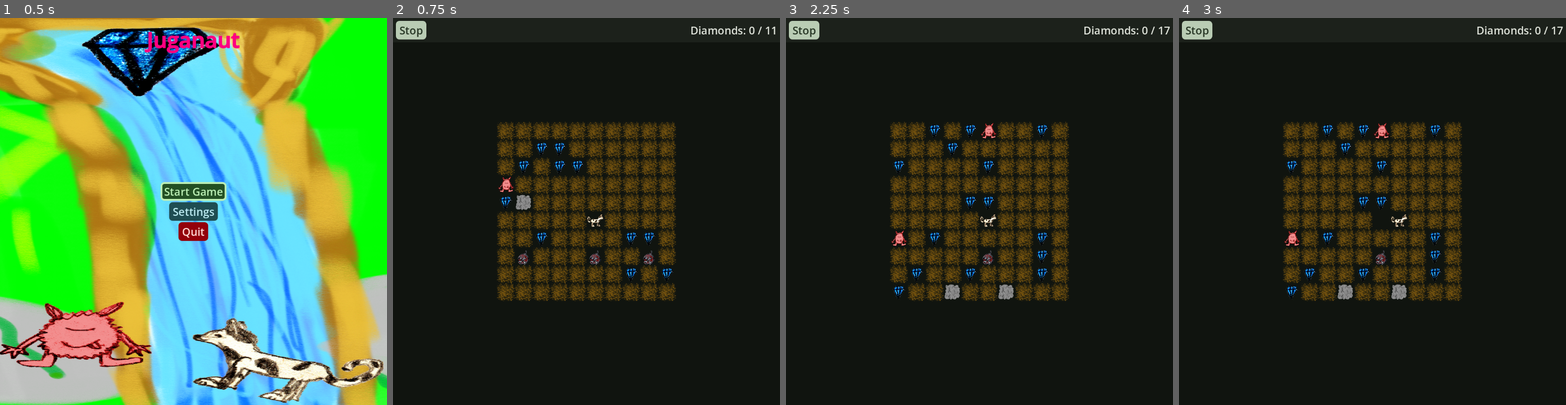
Above: before the commit, frames 1-4 (left to right).
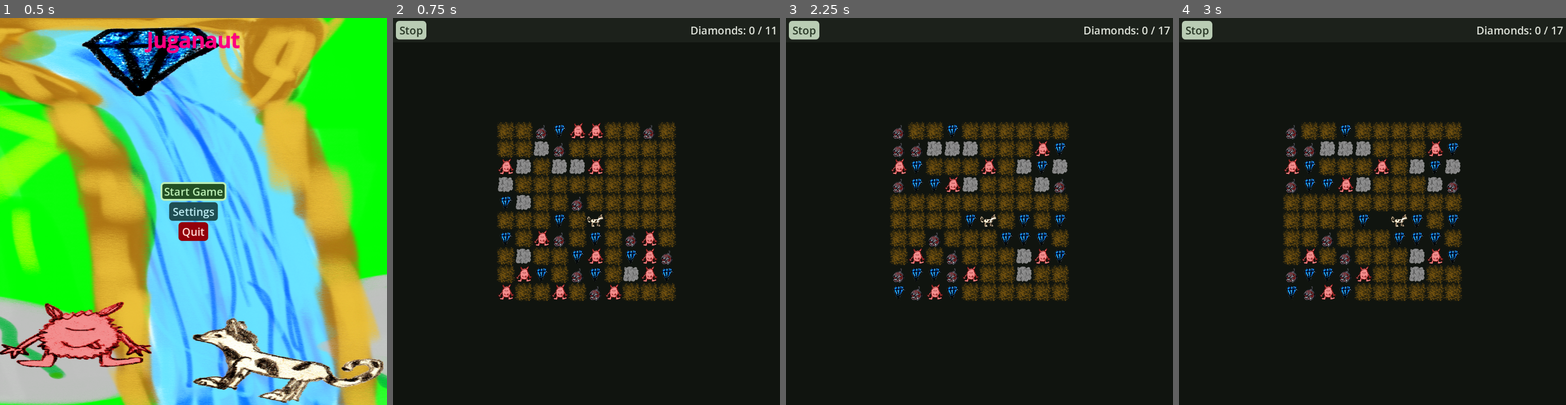
Above: after the commit, the same moments.

Repository: SirVincelot24/juganaut-godot
Game: Godot game, scene res://scenes/MainMenu.tscn
The game is run twice, just before and just after one commit, with the same random seed, the same clock (stepped at 60 frames per second) and the same inputs.
Inputs (mouse positions are in pixels of both pictures, inside the frame that each line leads up to):
- Up to frame 1 (0.5 s): no input
- Up to frame 2 (0.75 s): click "Start Game" at 0.5 s
- Up to frame 3 (2.25 s): click "Stop" at 1.25 s; click "Start Game" at 2 s
- Up to frame 4 (3 s): tap Enter at 2.75 s; move the mouse to (1457, 192) at 2.77 s; hold D (movement.right) from 2.78 s (still down); click (1457, 192) at 2.92 s

Frame 1 is identical in both runs. In frame 2, 5.0% of the frame differs, in the area x 26-74%, y 26-74%; in frame 3, 7.3%; in frame 4, 7.3%.

Commit message:
add all other world sliders and settings

Diff:
--- a/scenes/settings_menu.tscn
+++ b/scenes/settings_menu.tscn
@@ -192,6 +192,48 @@
 range_min_size = 1
 metadata/_custom_type_script = "uid://cfsu1uxtv0yas"
 
+[node name="Monsters" type="Label" parent="VBoxContainer/SafeMarginContainer/VBoxContainer/ScrollContainer/VBoxContainer/WorldSettings" unique_id=1973384780]
+layout_mode = 2
+text = "monster"
+
+[node name="MonstersLabel" type="Label" parent="VBoxContainer/SafeMarginContainer/VBoxContainer/ScrollContainer/VBoxContainer/WorldSettings" unique_id=215426669]
+layout_mode = 2
+text = "20"
+
+[node name="MonstersSlider" type="Control" parent="VBoxContainer/SafeMarginContainer/VBoxContainer/ScrollContainer/VBoxContainer/WorldSettings" unique_id=1384990585]
+layout_mode = 2
+script = ExtResource("7_n35ux")
+range_min_size = 1
+metadata/_custom_type_script = "uid://cfsu1uxtv0yas"
+
+[node name="Bombs" type="Label" parent="VBoxContainer/SafeMarginContainer/VBoxContainer/ScrollContainer/VBoxContainer/WorldSettings" unique_id=1073382432]
+layout_mode = 2
+text = "bombs"
+
+[node name="BombsLabel" type="Label" parent="VBoxContainer/SafeMarginContainer/VBoxContainer/ScrollContainer/VBoxContainer/WorldSettings" unique_id=115444527]
+layout_mode = 2
+text = "20"
+
+[node name="BombsSlider" type="Control" parent="VBoxContainer/SafeMarginContainer/VBoxContainer/ScrollContainer/VBoxContainer/WorldSettings" unique_id=1651972869]
+layout_mode = 2
+script = ExtResource("7_n35ux")
+range_min_size = 1
+metadata/_custom_type_script = "uid://cfsu1uxtv0yas"
+
+[node name="Rocks" type="Label" parent="VBoxContainer/SafeMarginContainer/VBoxContainer/ScrollContainer/VBoxContainer/WorldSettings" unique_id=39148407]
+layout_mode = 2
+text = "rocks"
+
+[node name="RocksLabel" type="Label" parent="VBoxContainer/SafeMarginContainer/VBoxContainer/ScrollContainer/VBoxContainer/WorldSettings" unique_id=445720751]
+layout_mode = 2
+text = "20"
+
+[node name="RocksSlider" type="Control" parent="VBoxContainer/SafeMarginContainer/VBoxContainer/ScrollContainer/VBoxContainer/WorldSettings" unique_id=1429900204]
+layout_mode = 2
+script = ExtResource("7_n35ux")
+range_min_size = 1
+metadata/_custom_type_script = "uid://cfsu1uxtv0yas"
+
 [node name="AudioTitle" type="Label" parent="VBoxContainer/SafeMarginContainer/VBoxContainer/ScrollContainer/VBoxContainer" unique_id=568112349]
 layout_mode = 2
 theme_type_variation = &"SettingsHeadline"
@@ -270,5 +312,8 @@
 [connection signal="drag_ended" from="VBoxContainer/SafeMarginContainer/VBoxContainer/ScrollContainer/VBoxContainer/WorldSettings/HeightSlider" to="VBoxContainer/SafeMarginContainer/VBoxContainer/ScrollContainer/VBoxContainer/WorldSettings" method="_on_slider_drag_ended"]
 [connection signal="value_changed" from="VBoxContainer/SafeMarginContainer/VBoxContainer/ScrollContainer/VBoxContainer/WorldSettings/HeightSlider" to="VBoxContainer/SafeMarginContainer/VBoxContainer/ScrollContainer/VBoxContainer/WorldSettings" method="_on_height_changed"]
 [connection signal="changed" from="VBoxContainer/SafeMarginContainer/VBoxContainer/ScrollContainer/VBoxContainer/WorldSettings/DiamondsSlider" to="VBoxContainer/SafeMarginContainer/VBoxContainer/ScrollContainer/VBoxContainer/WorldSettings" method="_on_diamonds_changed"]
+[connection signal="changed" from="VBoxContainer/SafeMarginContainer/VBoxContainer/ScrollContainer/VBoxContainer/WorldSettings/MonstersSlider" to="VBoxContainer/SafeMarginContainer/VBoxContainer/ScrollContainer/VBoxContainer/WorldSettings" method="_on_monsters_changed"]
+[connection signal="changed" from="VBoxContainer/SafeMarginContainer/VBoxContainer/ScrollContainer/VBoxContainer/WorldSettings/BombsSlider" to="VBoxContainer/SafeMarginContainer/VBoxContainer/ScrollContainer/VBoxContainer/WorldSettings" method="_on_bombs_changed"]
+[connection signal="changed" from="VBoxContainer/SafeMarginContainer/VBoxContainer/ScrollContainer/VBoxContainer/WorldSettings/RocksSlider" to="VBoxContainer/SafeMarginContainer/VBoxContainer/ScrollContainer/VBoxContainer/WorldSettings" method="_on_rocks_changed"]
 [connection signal="value_changed" from="VBoxContainer/SafeMarginContainer/VBoxContainer/ScrollContainer/VBoxContainer/MusicVol/MusicVolSlider" to="VBoxContainer/SafeMarginContainer/VBoxContainer/ScrollContainer/VBoxContainer/MasterVol/MasterVolSlider" method="_music_value_changed"]
 [connection signal="value_changed" from="VBoxContainer/SafeMarginContainer/VBoxContainer/ScrollContainer/VBoxContainer/SfxVol/SfxVolSlider" to="VBoxContainer/SafeMarginContainer/VBoxContainer/ScrollContainer/VBoxContainer/MasterVol/MasterVolSlider" method="_sfx_value_changed"]
--- a/scripts/BL/grid/grid.gd
+++ b/scripts/BL/grid/grid.gd
@@ -13,14 +13,16 @@
 	set_cell(Vector2i(0, 0), Pawn.CellType.DIRT, Vector2i.ZERO)
 	set_cell(max_size - Vector2i(1, 1), Pawn.CellType.DIRT, Vector2i.ZERO)
 	var diamonds: Vector2i = PlayerPrefs.get_vec2("diamonds")
-	print(diamonds)
+	var monsters: Vector2i = PlayerPrefs.get_vec2("monsters")
+	var bombs: Vector2i = PlayerPrefs.get_vec2("bombs")
+	var rocks: Vector2i = PlayerPrefs.get_vec2("rocks")
 	# build world
 	world = WorldBuilder.new(self, max_size)
 	world.create_world(max_size,
 		diamonds,
-		Vector2i(1, 3),
-		Vector2i(1, 3),
-		Vector2i(1, 3),
+		monsters,
+		bombs,
+		rocks,
 		player_pos)
 	$/root/Game.diamonds_in_game = world.diamonds_in_game
 	for child in get_children():
--- a/scripts/UI/settings_menu/world_settings.gd
+++ b/scripts/UI/settings_menu/world_settings.gd
@@ -3,10 +3,16 @@
 @onready var width_label = $WidthLabel
 @onready var height_label = $HeightLabel
 @onready var diamonds_label = $DiamondsLabel
+@onready var monsters_label = $MonstersLabel
+@onready var bombs_label = $BombsLabel
+@onready var rocks_label = $RocksLabel
 
 var width: int
 var height: int
 var diamonds: Vector2
+var monsters: Vector2
+var bombs: Vector2
+var rocks: Vector2
 
 func _on_width_changed(value: float) -> void:
 	width_label.text = str(int(value))
@@ -19,17 +25,47 @@
 func _on_slider_drag_ended(value_changed: bool) -> void:
 	PlayerPrefs.set_pref("world_size", Vector2(width, height))
 	PlayerPrefs.set_pref("diamonds", diamonds)
+	PlayerPrefs.set_pref("monsters", monsters)
+	PlayerPrefs.set_pref("bombs", bombs)
+	PlayerPrefs.set_pref("rocks", rocks)
 
 func _on_diamonds_changed(range_begin: int, range_end: int) -> void:
 	diamonds_label.text = str(range_begin) + " - " + str(range_end)
 	diamonds = Vector2(range_begin, range_end)
 	PlayerPrefs.set_pref("diamonds", diamonds)
 
+func _on_monsters_changed(range_begin: int, range_end: int) -> void:
+	monsters_label.text = str(range_begin) + " - " + str(range_end)
+	monsters = Vector2(range_begin, range_end)
+	PlayerPrefs.set_pref("monsters", monsters)
+
+func _on_bombs_changed(range_begin: int, range_end: int) -> void:
+	bombs_label.text = str(range_begin) + " - " + str(range_end)
+	bombs = Vector2(range_begin, range_end)
+	PlayerPrefs.set_pref("bombs", bombs)
+
+func _on_rocks_changed(range_begin: int, range_end: int) -> void:
+	rocks_label.text = str(range_begin) + " - " + str(range_end)
+	rocks = Vector2(range_begin, range_end)
+	PlayerPrefs.set_pref("rocks", rocks)
+
 func _ready() -> void:
 	var world_size = PlayerPrefs.get_vec2("world_size", Vector2(10, 10))
 	var _diamonds: Vector2 = PlayerPrefs.get_vec2("diamonds", Vector2(10, 20))
 	_on_diamonds_changed(_diamonds.x, _diamonds.y)
+	var _monsters: Vector2 = PlayerPrefs.get_vec2("monsters", Vector2(10, 20))
+	_on_monsters_changed(_monsters.x, _monsters.y)
+	var _bombs: Vector2 = PlayerPrefs.get_vec2("bombs", Vector2(10, 20))
+	_on_bombs_changed(_bombs.x, _bombs.y)
+	var _rocks: Vector2 = PlayerPrefs.get_vec2("rocks", Vector2(10, 20))
+	_on_rocks_changed(_rocks.x, _rocks.y)
 	$WidthSlider.value = world_size.x
 	$HeightSlider.value = world_size.y
 	$DiamondsSlider.range_begin = _diamonds.x
 	$DiamondsSlider.range_end = _diamonds.y
+	$MonstersSlider.range_begin = _monsters.x
+	$MonstersSlider.range_end = _monsters.y
+	$BombsSlider.range_begin = _bombs.x
+	$BombsSlider.range_end = _bombs.y
+	$RocksSlider.range_begin = _rocks.x
+	$RocksSlider.range_end = _rocks.y
